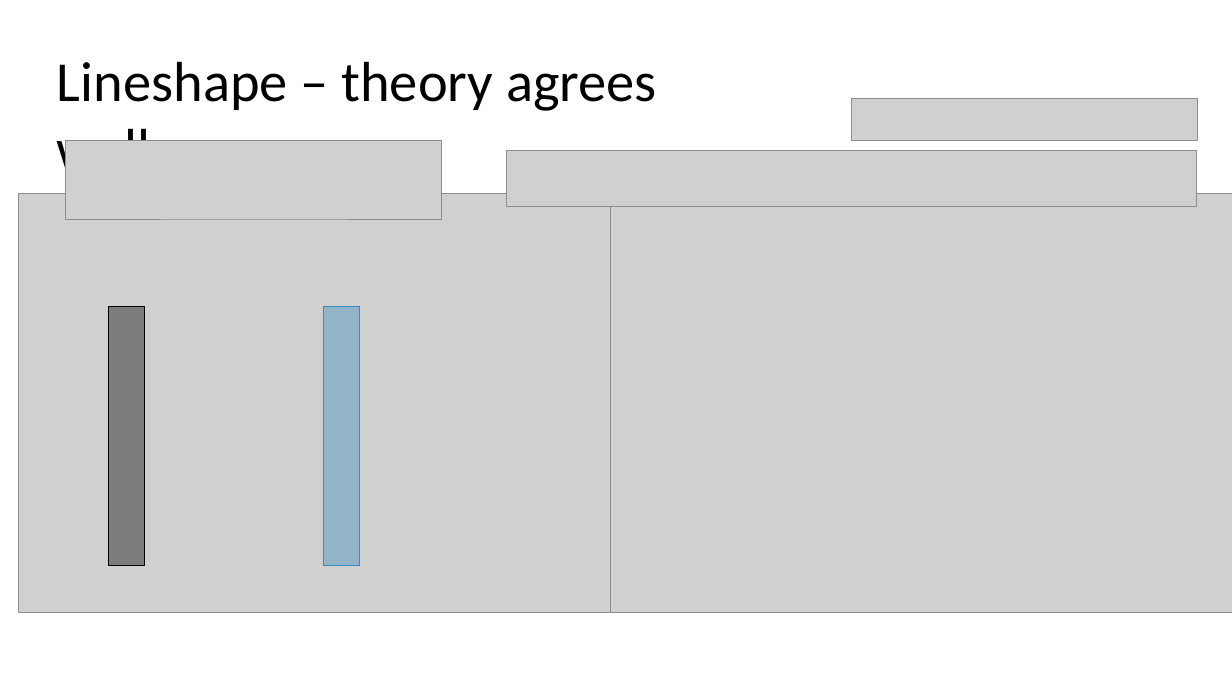
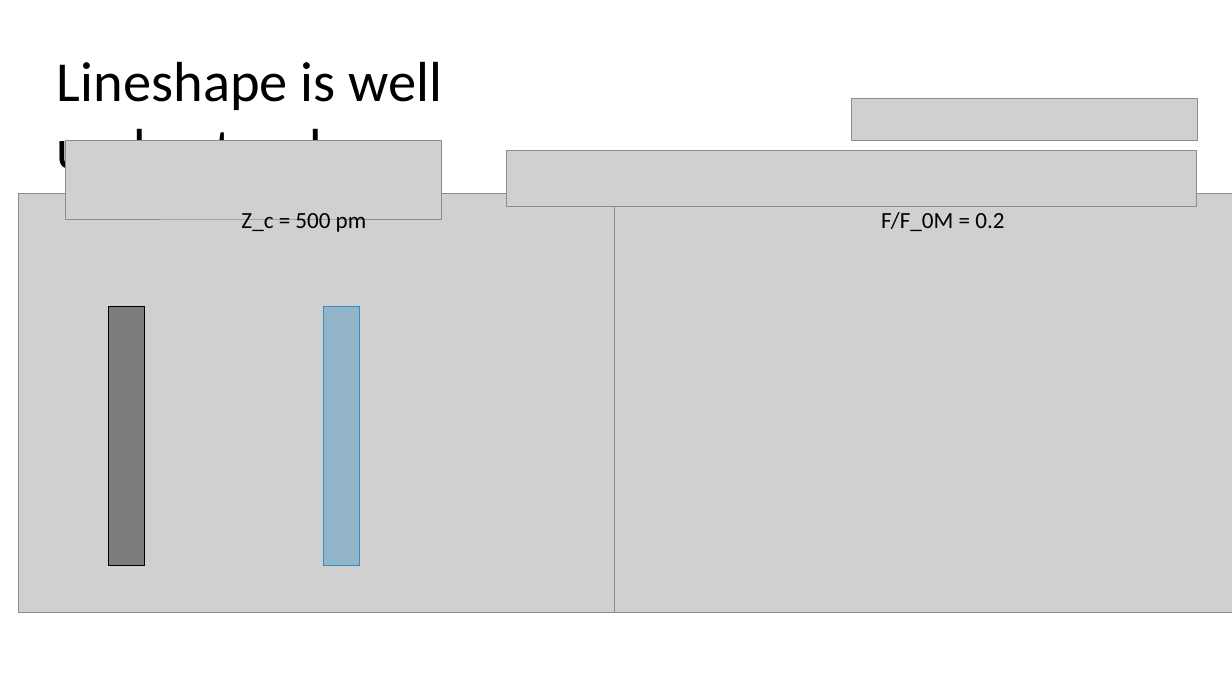
Before and after one commit to kgilmo/amplitude_sensing_paper, a slide deck: slide 5 of amplitude_sensing_penning.pptx (slide 4 before the commit). Drawn at 1232x693 pixels with LibreOffice and Linux fonts; fonts in the diff are those of the drawing; grey boxes stand for pictures. Boxes give left, top, right and bottom in pixels: in the first picture for what was removed or moved away, otherwise in the second. Text is boxed around its words. In the diff, an @@ line names an element or a change of style, - is before the commit and + after.

```diff
--- a/amplitude_sensing_penning.pptx
+++ b/amplitude_sensing_penning.pptx
@@ text at bbox=[57, 61, 442, 182]: text changed @@
-Lineshape – theory agrees well
+Lineshape is well understood
@@ picture: place and size @@
-picture at bbox=[611, 193, 1232, 613]
+picture at bbox=[615, 193, 1232, 613]
@@ text added at bbox=[241, 213, 367, 232], 18 pt, text #000000 @@
+Z_c = 500 pm
@@ text added at bbox=[881, 212, 1004, 231], 18 pt, text #000000 @@
+F/F_0M = 0.2
```
Also in this commit, not shown: 5 other slides changed, 3 slides added, 8 other files.
